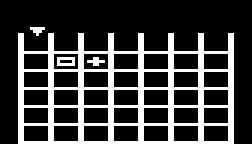
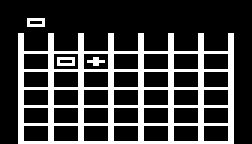
Layer changes from the first w=252, h=144 image to the second:
renamed "arrow" to "pl1coin copy", moved it above "pl1coin", painted on it over bbox(27, 18, 45, 36)
